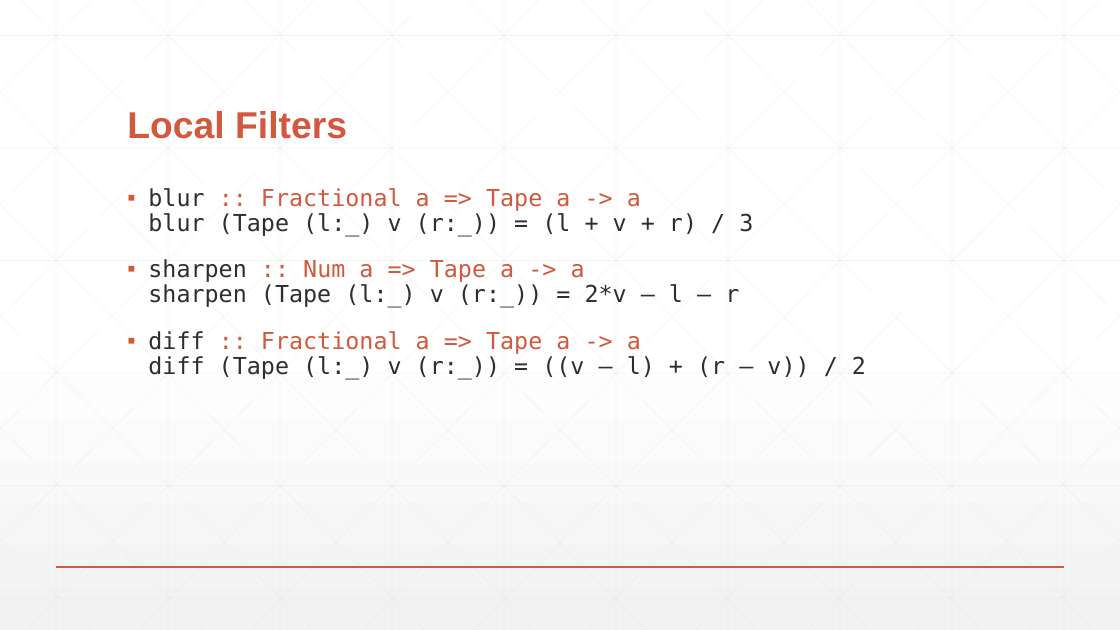
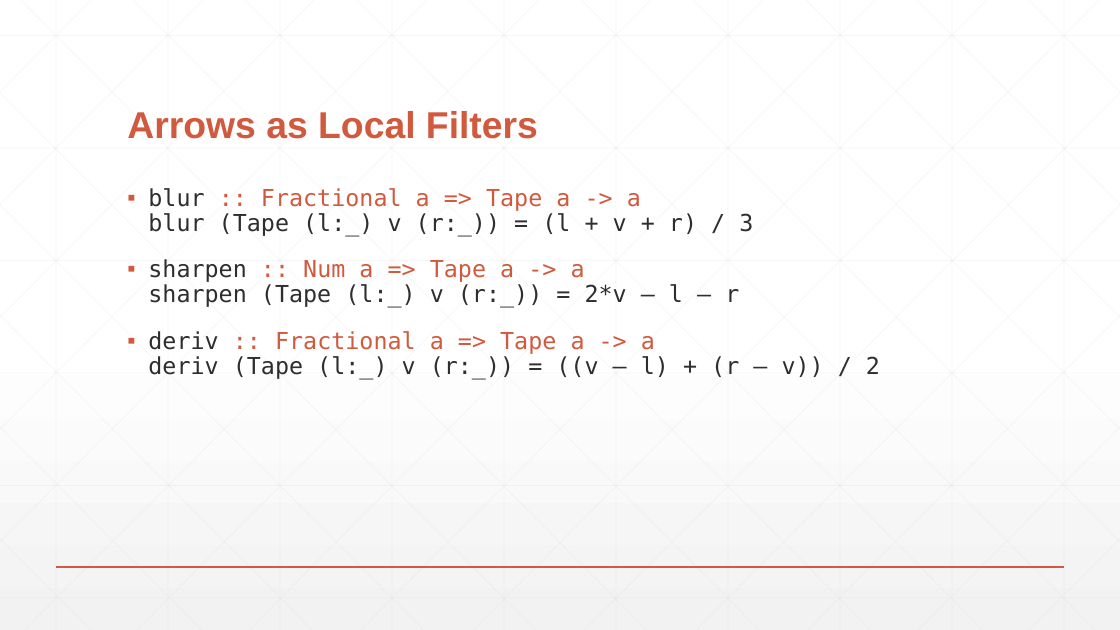
Before and after one commit to lambdaconf/lambdaconf-2016-usa, a slide deck: slide 25 of Functors, Comonads, and Digital Image Processing/FCDIP-LambdaConf16.pptx. Drawn at 1120x630 pixels with LibreOffice and Linux fonts; fonts in the diff are those of the drawing. Boxes give left, top, right and bottom in pixels: in the first picture for what was removed or moved away, otherwise in the second. Text is boxed around its words. In the diff, an @@ line names an element or a change of style, - is before the commit and + after.

```diff
--- a/Functors, Comonads, and Digital Image Processing/FCDIP-LambdaConf16.pptx
+++ b/Functors, Comonads, and Digital Image Processing/FCDIP-LambdaConf16.pptx
@@ title at (x1=127, y1=111, x2=538, y2=139): text changed @@
-Local Filters
+Arrows as Local Filters
@@ text at (x1=148, y1=331, x2=880, y2=380): text changed @@
-▪ diff :: Fractional a => Tape a -> a
-  diff (Tape (l:_) v (r:_)) = ((v – l) + (r – v)) / 2
+▪ deriv :: Fractional a => Tape a -> a
+  deriv (Tape (l:_) v (r:_)) = ((v – l) + (r – v)) / 2
```
Also in this commit, not shown: 8 other slides changed, 1 slide added.
